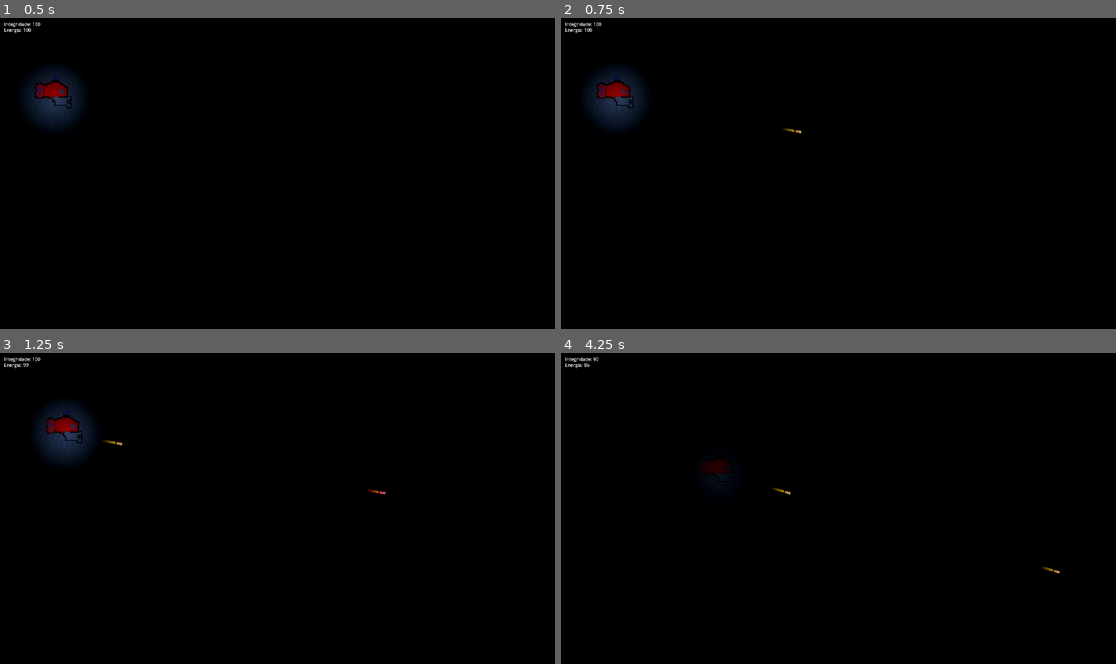
Above: before the commit, frames 1-4 (two rows, left to right).
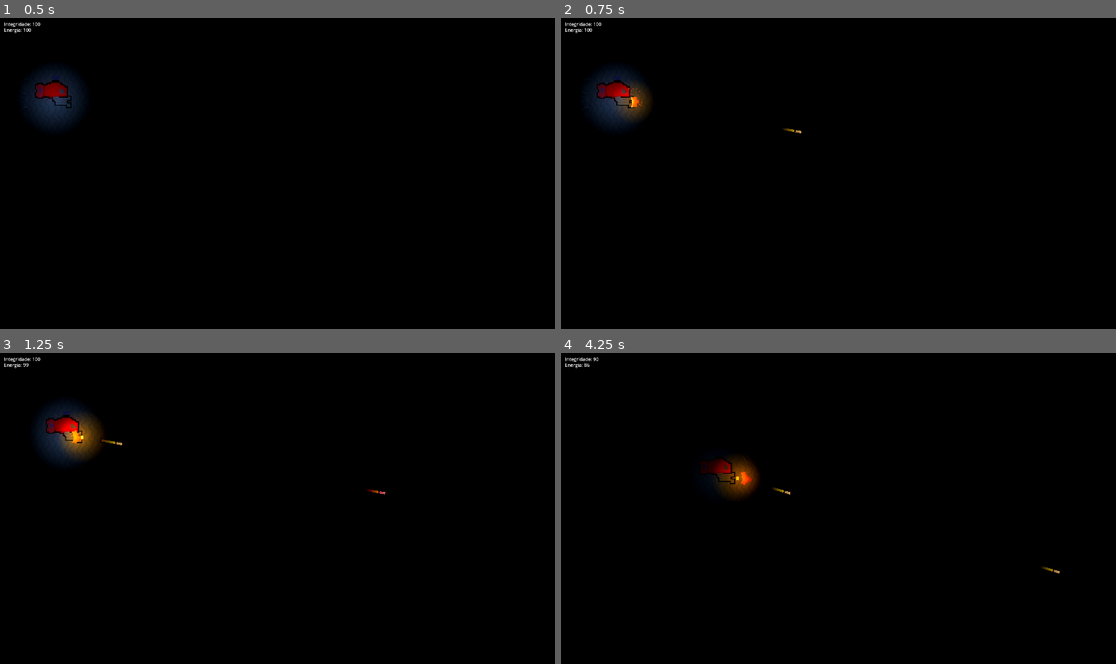
Above: after the commit, the same moments.

Repository: LitheFulminare/subechoXP3
Game: Godot game, scene res://Scenes/Layouts/Main 1.tscn
Two runs of this game, one before a commit and one after it. Both use one fixed random seed, a clock stepped at 60 frames per second and the inputs below.
Inputs (mouse positions are in pixels of both pictures, inside the frame that each line leads up to):
- Up to frame 1 (0.5 s): no input
- Up to frame 2 (0.75 s): tap Enter at 0.5 s; move the mouse to (960, 157) at 0.52 s; press the mouse at (960, 157) at 0.53 s; hold D (Right) from 0.53 s (still down)
- Up to frame 3 (1.25 s): keep holding D (Right)
- Up to frame 4 (4.25 s): move the mouse to (727, 524) at 1.27 s; release D (Right) at 1.28 s; release the mouse at (727, 524) at 1.28 s; hold S (Down) 1.28-2.03 s; click (727, 524) at 1.35 s; move the mouse to (894, 440) at 2.02 s; hold D (Right) 2.03-2.78 s; hold F (Sonar) 2.03-2.78 s; click (894, 440) at 2.3 s; move the mouse to (810, 570) at 2.77 s; hold W (Up) 2.78-3.53 s; click (810, 570) at 2.85 s; move the mouse to (1005, 555) at 3.52 s; press the mouse at (1005, 555) at 3.53 s; hold A (Left) from 3.53 s (still down)

Frame 1 is identical in both runs. In frame 2, 0.5% of the frame differs, in the area x 9-17%, y 21-33%; in frame 3, 0.8%, in the area x 10-20%, y 19-34%; in frame 4, 0.8%.

Commit message:
animação e luz do muzzle 1

Diff:
--- /dev/null
+++ b/Scenes/Player_e_misc/Particulas e projéteis/Muzzle 1.gd
@@ -0,0 +1,19 @@
+extends Node2D
+
+
+# Called when the node enters the scene tree for the first time.
+func _ready():
+	pass # Replace with function body.
+
+
+# Called every frame. 'delta' is the elapsed time since the previous frame.
+func _process(delta):
+	pass
+
+func anim():
+	$animacao.play()
+	var tween = create_tween()
+	tween.tween_property($luz, "scale", Vector2.ZERO, 1)
+	tween.parallel().tween_property($luz, "energy", 0, 1)
+	await get_tree().create_timer(0.5384).timeout
+	queue_free()
--- /dev/null
+++ b/Scenes/Player_e_misc/Particulas e projéteis/Muzzle 1.tscn
@@ -0,0 +1,83 @@
+[gd_scene load_steps=13 format=3 uid="uid://c13sns60vk2lo"]
+
+[ext_resource type="Script" path="res://Scenes/Player_e_misc/Particulas e projéteis/Muzzle 1.gd" id="1_anfrx"]
+[ext_resource type="Texture2D" uid="uid://cwhsarlng38to" path="res://sprites/Projeteis e partículas/muzzle_arma_lenta_v1.png" id="1_jkhda"]
+
+[sub_resource type="AtlasTexture" id="AtlasTexture_83jhu"]
+atlas = ExtResource("1_jkhda")
+region = Rect2(0, 0, 32, 32)
+
+[sub_resource type="AtlasTexture" id="AtlasTexture_5u0l3"]
+atlas = ExtResource("1_jkhda")
+region = Rect2(32, 0, 32, 32)
+
+[sub_resource type="AtlasTexture" id="AtlasTexture_6k11r"]
+atlas = ExtResource("1_jkhda")
+region = Rect2(64, 0, 32, 32)
+
+[sub_resource type="AtlasTexture" id="AtlasTexture_x8hgc"]
+atlas = ExtResource("1_jkhda")
+region = Rect2(96, 0, 32, 32)
+
+[sub_resource type="AtlasTexture" id="AtlasTexture_f8ctv"]
+atlas = ExtResource("1_jkhda")
+region = Rect2(128, 0, 32, 32)
+
+[sub_resource type="AtlasTexture" id="AtlasTexture_xfrmg"]
+atlas = ExtResource("1_jkhda")
+region = Rect2(160, 0, 32, 32)
+
+[sub_resource type="AtlasTexture" id="AtlasTexture_k14cf"]
+atlas = ExtResource("1_jkhda")
+region = Rect2(192, 0, 32, 32)
+
+[sub_resource type="SpriteFrames" id="SpriteFrames_7q2od"]
+animations = [{
+"frames": [{
+"duration": 1.0,
+"texture": SubResource("AtlasTexture_83jhu")
+}, {
+"duration": 1.0,
+"texture": SubResource("AtlasTexture_5u0l3")
+}, {
+"duration": 1.0,
+"texture": SubResource("AtlasTexture_6k11r")
+}, {
+"duration": 1.0,
+"texture": SubResource("AtlasTexture_x8hgc")
+}, {
+"duration": 1.0,
+"texture": SubResource("AtlasTexture_f8ctv")
+}, {
+"duration": 1.0,
+"texture": SubResource("AtlasTexture_xfrmg")
+}, {
+"duration": 1.0,
+"texture": SubResource("AtlasTexture_k14cf")
+}],
+"loop": false,
+"name": &"default",
+"speed": 13.0
+}]
+
+[sub_resource type="Gradient" id="Gradient_x3oy3"]
+colors = PackedColorArray(1, 0.585938, 0, 1, 0, 0, 0, 1)
+
+[sub_resource type="GradientTexture2D" id="GradientTexture2D_plgjp"]
+gradient = SubResource("Gradient_x3oy3")
+fill = 1
+fill_from = Vector2(0.504587, 0.5)
+fill_to = Vector2(0.133028, 0.137615)
+
+[node name="Muzzle lento" type="Node2D"]
+scale = Vector2(3, 3)
+script = ExtResource("1_anfrx")
+
+[node name="animacao" type="AnimatedSprite2D" parent="."]
+position = Vector2(7.33333, -0.333333)
+sprite_frames = SubResource("SpriteFrames_7q2od")
+frame = 6
+frame_progress = 1.0
+
+[node name="luz" type="PointLight2D" parent="."]
+texture = SubResource("GradientTexture2D_plgjp")
--- a/Scenes/Player_e_misc/Particulas e projéteis/Tiro 1.tscn
+++ b/Scenes/Player_e_misc/Particulas e projéteis/Tiro 1.tscn
@@ -27,10 +27,10 @@
 texture = ExtResource("2_58pq1")
 
 [node name="PointLight2D" type="PointLight2D" parent="."]
-light_mask = 3
+light_mask = 4
 position = Vector2(6.00002, 7.86781e-06)
 scale = Vector2(1.1875, 0.125)
-range_item_cull_mask = 3
+range_item_cull_mask = 7
 texture = SubResource("GradientTexture2D_ltj45")
 
 [node name="CollisionShape2D" type="CollisionShape2D" parent="."]
--- a/Scenes/Player_e_misc/Player/CharacterBody2D.gd
+++ b/Scenes/Player_e_misc/Player/CharacterBody2D.gd
@@ -17,6 +17,7 @@
 var tween
 
 const tiro1Path = preload("res://Scenes/Player_e_misc/Particulas e projéteis/Tiro 1.tscn")
+const muzz1Path = preload("res://Scenes/Player_e_misc/Particulas e projéteis/Muzzle 1.tscn")
 
 func _physics_process(delta):
 	player_movement(delta)
@@ -75,6 +76,8 @@
 	else:
 		$Sprite/TurbinaV1/Sprites.stop()
 
+
+
 func _on_energy_timer_timeout():
 	energy -= 1
 
@@ -108,6 +111,12 @@
 		get_parent().add_child(tiro1)
 		tiro1.position = $"Spawn Tiro 1".global_position
 
+		var muzz = muzz1Path.instantiate()
+		get_parent().add_child(muzz)
+		#$"Spawn Tiro 1".add_child(muzz)
+		muzz.position = $"Spawn Tiro 1".global_position
+		muzz.anim()
+
 		t1_cd = true
 		$"Tiro 1 cooldown".start()
 
Binary file added: sprites/Projeteis e partículas/muzzle_arma_lenta_v1.png
Not shown, added: sprites/Projeteis e partículas/muzzle_arma_lenta_v1.png.import
Binary file added: sprites/Projeteis e partículas/muzzle_arma_rapida.png
Not shown, added: sprites/Projeteis e partículas/muzzle_arma_rapida.png.import
Not shown, added: Scenes/Player_e_misc/Player/plaDF03.tmp
